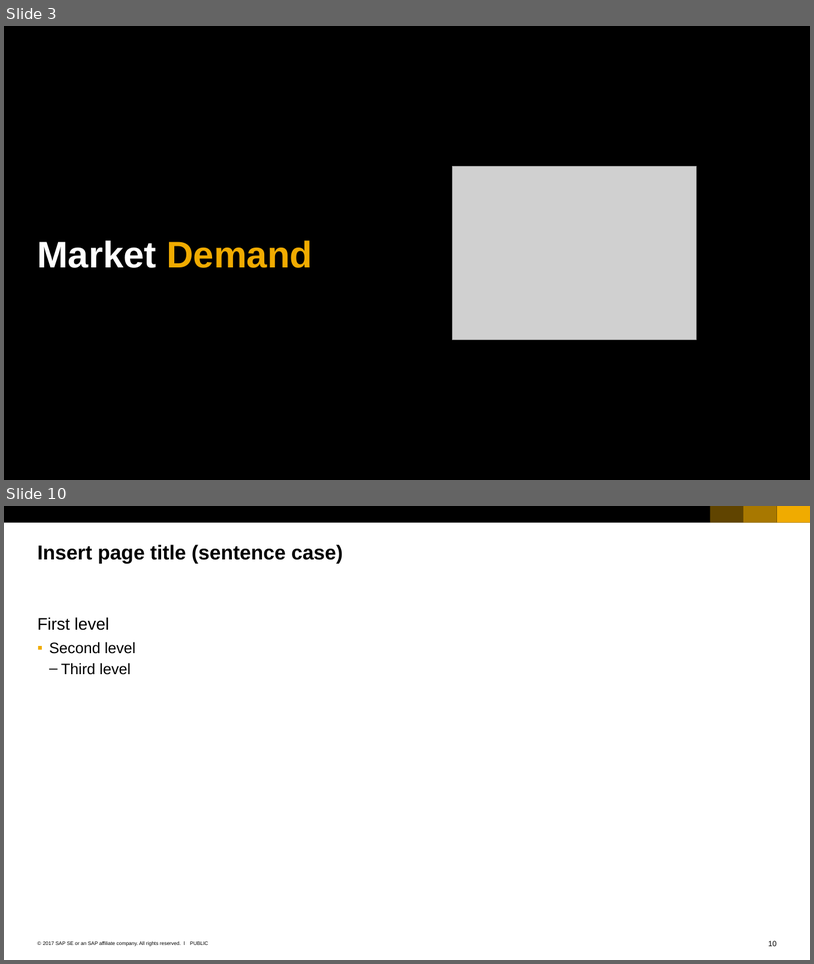
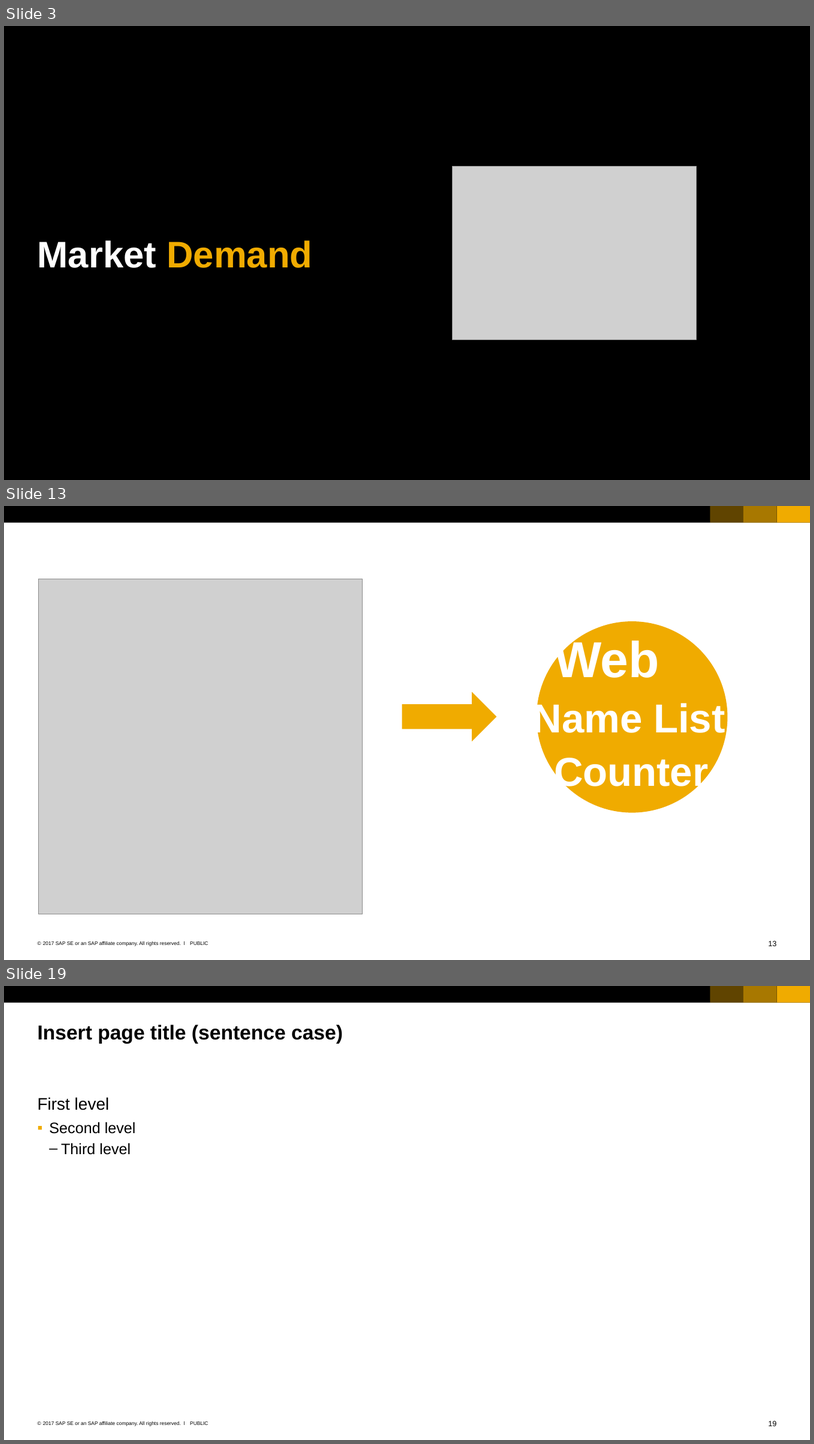
Before and after one commit to Ahaan17Saroch/Queue-Manager-Cloud-Dispatcher, a slide deck: SAP_2017_16x9_black_and_white.pptx. Shown one above the other, each under a label of ours: slides 3 and 10 before the commit, slides 3, 13 and 19 after it; the slides between them are not shown. The pictures are 814x964 and 814x1444 pixels, drawn with LibreOffice and Linux fonts; fonts in the diff are those of the drawing; grey boxes stand for pictures. Boxes give left, top, right and bottom in pixels: in the first picture for what was removed or moved away, otherwise in the second. Text is boxed around its words. In the diff, an @@ line names an element or a change of style, - is before the commit and + after.

```diff
--- a/SAP_2017_16x9_black_and_white.pptx
+++ b/SAP_2017_16x9_black_and_white.pptx
@@ slide 13 added at (x1=4, y1=506, x2=810, y2=960), background #FFFFFF; not listed: 7 template elements that a slide beside it also shows @@
@@ picture added at (x1=38, y1=579, x2=362, y2=914) @@
@@ ellipse added at (x1=537, y1=621, x2=728, y2=813), fill #F0AB00 @@
@@ text added at (x1=554, y1=637, x2=660, y2=678), 60 pt, text #FFFFFF, bold @@
+Web
@@ right arrow added at (x1=402, y1=691, x2=497, y2=741), fill #F0AB00 @@
@@ text added at (x1=533, y1=700, x2=725, y2=740), 48 pt, text #FFFFFF, bold @@
+Name List
@@ text added at (x1=554, y1=757, x2=708, y2=793), 48 pt, text #FFFFFF, bold @@
+Counter
@@ what was slide 10 is now slide 19 @@
@@ page number at (x1=768, y1=1420, x2=777, y2=1426): text changed @@
-10
+19
```
Also in this commit, not shown: 14 other slides added, 6 slides removed, 1 other file.
